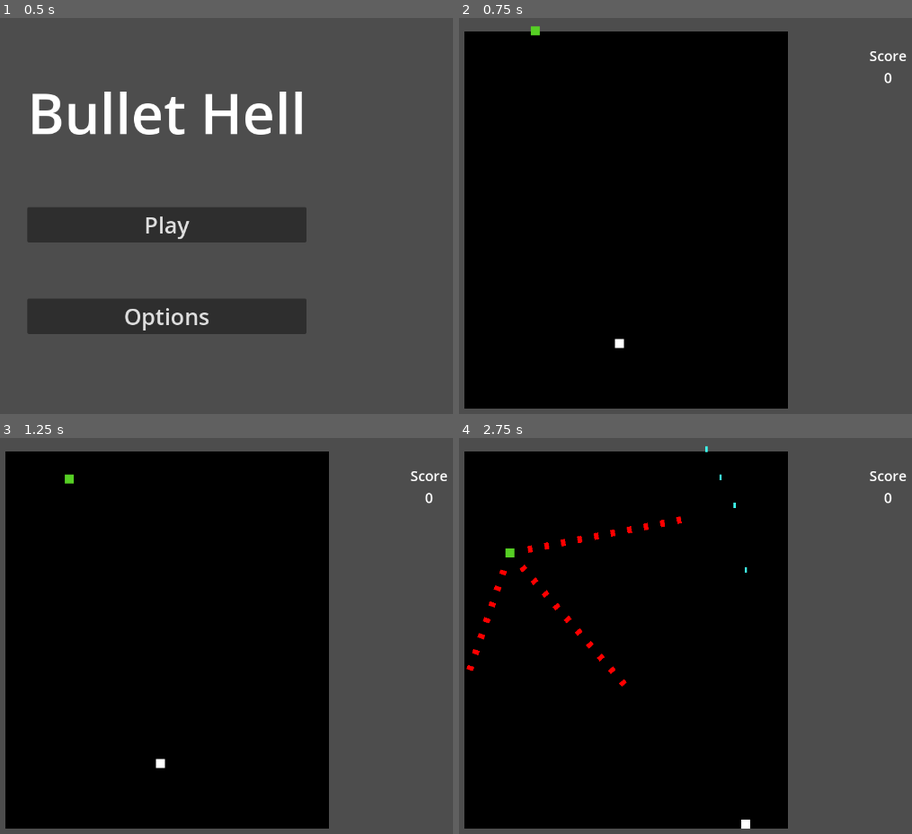
Above: before the commit, frames 1-4 (two rows, left to right).
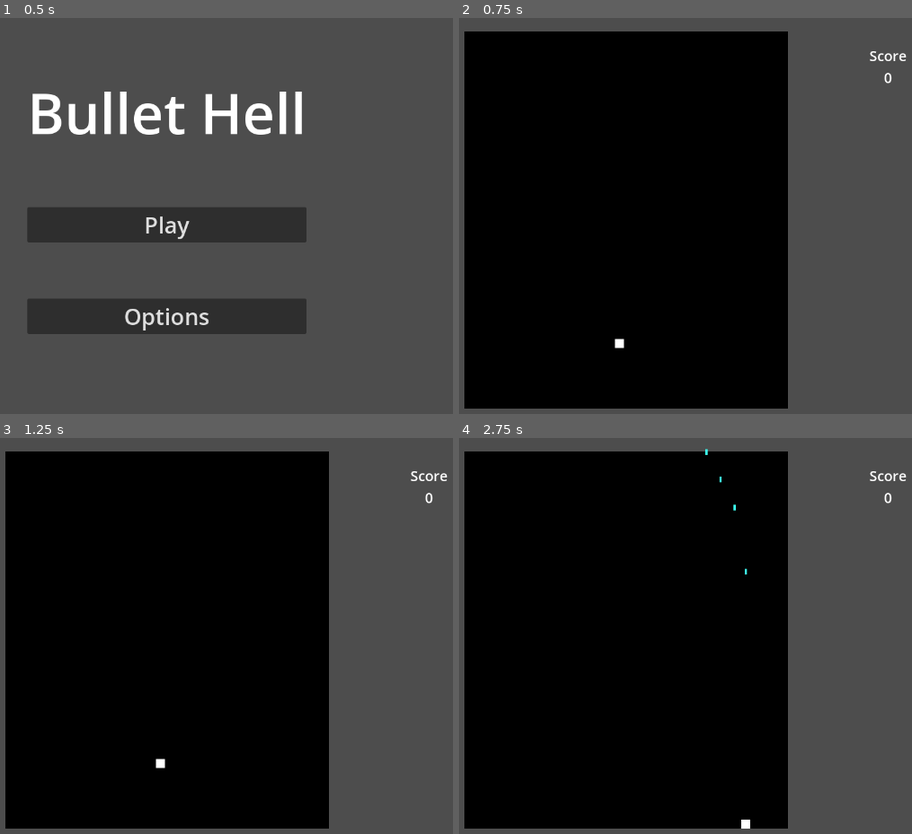
Above: after the commit, the same moments.

Repository: lukeledvina/Bullet-Hell-Godot
Game: Godot game, scene res://Scenes/main_menu.tscn
Same seed, same stepped clock (60 frames per second), same inputs: the game is played once before the commit and once after it.
Inputs:
- Up to frame 1 (0.5 s): no input
- Up to frame 2 (0.75 s): click "Play" at 0.5 s
- Up to frame 3 (1.25 s): no input
- Up to frame 4 (2.75 s): hold D (right) 1.28-2.03 s; hold Space (shoot) 1.28-2.03 s; hold S (down) from 2.03 s (still down); tap Space (shoot) at 2.1 s

Frame 1 is identical in both runs. In frame 2, less than 0.1% of the frame differs, in the area x 15-18%, y 2-5%; in frame 3, less than 0.1%; in frame 4, 0.6%, in the area x 1-64%, y 2-63%.

Commit message:
Added level scrolling + enemy spawning system

Diff:
--- a/Scenes/level.tscn
+++ b/Scenes/level.tscn
@@ -1,61 +1,76 @@
-[gd_scene load_steps=7 format=3 uid="uid://c8vvfgh8cy6vt"]
+[gd_scene load_steps=9 format=3 uid="uid://c8vvfgh8cy6vt"]
 
 [ext_resource type="Script" path="res://Scripts/level.gd" id="1_7nvdc"]
 [ext_resource type="PackedScene" uid="uid://cyu1ngdgeis8b" path="res://Scenes/player.tscn" id="1_lemwu"]
-[ext_resource type="PackedScene" uid="uid://bywmoiph4ia1d" path="res://Scenes/bug.tscn" id="3_ks7e4"]
 [ext_resource type="Texture2D" uid="uid://b7dbljpgiixi7" path="res://Assets/white_square.png" id="3_vrfrt"]
 
 [sub_resource type="RectangleShape2D" id="RectangleShape2D_btfw6"]
 size = Vector2(19.875, 674.359)
 
+[sub_resource type="Curve2D" id="Curve2D_whbn0"]
+_data = {
+"points": PackedVector2Array(0, 0, 0, 0, 769, -24, -1, -30, 1, 30, 768, 252, -85.6746, -16.379, 85.6746, 16.379, 848, 319, -10, 24, 10, -24, 957, 287, 0, 0, 0, 0, 998, -47)
+}
+point_count = 5
+
 [sub_resource type="Theme" id="Theme_nivjr"]
 default_font_size = 25
+
+[sub_resource type="RectangleShape2D" id="RectangleShape2D_hygon"]
+size = Vector2(184, 20)
+
+[sub_resource type="RectangleShape2D" id="RectangleShape2D_oukaf"]
 
 [node name="Level" type="Node2D"]
 script = ExtResource("1_7nvdc")
 
-[node name="PlayableBackground" type="Sprite2D" parent="."]
+[node name="Game" type="Node2D" parent="."]
+
+[node name="PlayableBackground" type="Sprite2D" parent="Game"]
 modulate = Color(0, 0, 0, 1)
 position = Vector2(640, 360)
 scale = Vector2(36, 42)
 texture = ExtResource("3_vrfrt")
 
-[node name="Boundaries" type="StaticBody2D" parent="."]
+[node name="Boundaries" type="StaticBody2D" parent="Game"]
 collision_layer = 16
 
-[node name="CollisionShape2D" type="CollisionShape2D" parent="Boundaries"]
+[node name="CollisionShape2D" type="CollisionShape2D" parent="Game/Boundaries"]
 position = Vector2(342, 360)
 shape = SubResource("RectangleShape2D_btfw6")
 
-[node name="CollisionShape2D2" type="CollisionShape2D" parent="Boundaries"]
+[node name="CollisionShape2D2" type="CollisionShape2D" parent="Game/Boundaries"]
 position = Vector2(937.75, 359.453)
 shape = SubResource("RectangleShape2D_btfw6")
 
-[node name="CollisionShape2D3" type="CollisionShape2D" parent="Boundaries"]
+[node name="CollisionShape2D3" type="CollisionShape2D" parent="Game/Boundaries"]
 position = Vector2(657, 706)
 rotation = 1.5708
 shape = SubResource("RectangleShape2D_btfw6")
 
-[node name="CollisionShape2D4" type="CollisionShape2D" parent="Boundaries"]
+[node name="CollisionShape2D4" type="CollisionShape2D" parent="Game/Boundaries"]
 position = Vector2(635, 14)
 rotation = 1.5708
 shape = SubResource("RectangleShape2D_btfw6")
 
-[node name="Enemies" type="Node2D" parent="."]
-position = Vector2(483, 5)
+[node name="Enemies" type="Node2D" parent="Game"]
+position = Vector2(527, 165)
 
-[node name="Bug" parent="Enemies" instance=ExtResource("3_ks7e4")]
+[node name="Path2D" type="Path2D" parent="Game/Enemies"]
+position = Vector2(-527, -165)
+curve = SubResource("Curve2D_whbn0")
 
-[node name="PlayerProjectiles" type="Node" parent="."]
+[node name="PathFollow2D" type="PathFollow2D" parent="Game/Enemies/Path2D"]
+position = Vector2(769, -24)
+rotates = false
+loop = false
 
-[node name="EnemyProjectiles" type="Node" parent="."]
-
-[node name="Player" parent="." instance=ExtResource("1_lemwu")]
+[node name="Player" parent="Game" instance=ExtResource("1_lemwu")]
 position = Vector2(628, 580)
 
-[node name="UserInterface" type="CanvasLayer" parent="."]
+[node name="UserInterface" type="CanvasLayer" parent="Game"]
 
-[node name="MarginContainer" type="MarginContainer" parent="UserInterface"]
+[node name="MarginContainer" type="MarginContainer" parent="Game/UserInterface"]
 anchors_preset = 15
 anchor_right = 1.0
 anchor_bottom = 1.0
@@ -66,20 +81,43 @@
 theme_override_constants/margin_right = 140
 theme_override_constants/margin_bottom = 30
 
-[node name="VBoxContainer" type="VBoxContainer" parent="UserInterface/MarginContainer"]
+[node name="VBoxContainer" type="VBoxContainer" parent="Game/UserInterface/MarginContainer"]
 layout_mode = 2
 size_flags_horizontal = 8
 size_flags_vertical = 0
 theme = SubResource("Theme_nivjr")
 
-[node name="ScoreLabel" type="Label" parent="UserInterface/MarginContainer/VBoxContainer"]
+[node name="ScoreLabel" type="Label" parent="Game/UserInterface/MarginContainer/VBoxContainer"]
 layout_mode = 2
 size_flags_horizontal = 8
 size_flags_vertical = 0
 text = "Score
 "
 
-[node name="ScoreNumber" type="Label" parent="UserInterface/MarginContainer/VBoxContainer"]
+[node name="ScoreNumber" type="Label" parent="Game/UserInterface/MarginContainer/VBoxContainer"]
 layout_mode = 2
 size_flags_horizontal = 4
 text = "0"
+
+[node name="Camera2D" type="Camera2D" parent="Game"]
+anchor_mode = 0
+
+[node name="LevelProgressionArea" type="Area2D" parent="Game"]
+collision_layer = 64
+collision_mask = 64
+
+[node name="CollisionShape2D" type="CollisionShape2D" parent="Game/LevelProgressionArea"]
+position = Vector2(85, -3)
+shape = SubResource("RectangleShape2D_hygon")
+
+[node name="LevelProgressionPoints" type="Node2D" parent="."]
+
+[node name="LevelProgress1" type="Area2D" parent="LevelProgressionPoints"]
+position = Vector2(0, -50)
+collision_layer = 64
+collision_mask = 64
+
+[node name="CollisionShape2D" type="CollisionShape2D" parent="LevelProgressionPoints/LevelProgress1"]
+shape = SubResource("RectangleShape2D_oukaf")
+
+[connection signal="area_entered" from="LevelProgressionPoints/LevelProgress1" to="." method="_on_level_progress_1_area_entered"]
--- a/Scenes/player.tscn
+++ b/Scenes/player.tscn
@@ -29,6 +29,7 @@
 one_shot = true
 
 [node name="PlayerDeathTimer" type="Timer" parent="."]
+one_shot = true
 
 [node name="AnimationPlayer" type="AnimationPlayer" parent="."]
 libraries = {
--- a/Scripts/Player.gd
+++ b/Scripts/Player.gd
@@ -4,9 +4,11 @@
 
 var direction: Vector2
 var speed: int = 300
+var max_speed: int = 300
 
 var can_shoot: bool = true
 var can_be_damaged: bool = true
+var is_dead: bool = false
 
 @onready var spawn_pos: Vector2 = global_position
 @onready var player_death_timer: Timer = $PlayerDeathTimer
@@ -29,6 +31,12 @@
 func _physics_process(_delta):
 	direction = Input.get_vector("left", "right", "up", "down")
 	velocity = speed * direction
+
+	if is_dead:
+		speed = 0
+	else:
+		speed = max_speed
+
 	move_and_slide()
 
 
@@ -40,6 +48,7 @@
 		collision_shape.call_deferred("set_disabled", true)
 
 		player_death_timer.start()
+		is_dead = true
 		can_be_damaged = false
 
 
@@ -51,4 +60,5 @@
 func _on_player_death_timer_timeout():
 	collision_shape.call_deferred("set_disabled", false)
 	global_position = spawn_pos
+	is_dead = false
 	can_be_damaged = true
--- a/Scripts/enemy.gd
+++ b/Scripts/enemy.gd
@@ -8,16 +8,22 @@
 var score_value: int = 100
 var direction: Vector2
 
+var can_attack: bool = true
+
 var spawn_point_count: int = 3
 var projectile_speed: int = 100
-var arc_degrees: int = 120
-var spacing: int = 30
-var rows: int = 10
+var arc_degrees: int = 60
+var spacing: int = 15
+var rows: int = 5
 var radius: int = 20
 var projectile_scene: PackedScene = preload("res://Scenes/enemy_projectile.tscn")
 @onready var rotater: Node2D = $Rotater
 
-@onready var player: CharacterBody2D = $"../../Player"
+@onready var player: CharacterBody2D = $"../../../../Player"
+
+@onready var path_follow: PathFollow2D = $"../"
+var progress_rate: float = 0.1
+var attack_point: float = 0.3
 
 var health: int = 1:
 	set(value):
@@ -26,6 +32,13 @@
 			queue_free()
 		else:
 			health = value
+
+
+func _process(delta):
+	path_follow.progress_ratio += progress_rate * delta
+
+	if path_follow.progress_ratio >= attack_point:
+		attack()
 
 
 func _ready():
@@ -48,26 +61,22 @@
 
 		current_spacing += spacing
 
-	movement()
 
 func attack():
-	# make rotater's initial rotation in the direction of the player
-	direction = (player.global_position - global_position).normalized()
-	rotater.rotation_degrees = rad_to_deg(direction.angle())
+
+	if can_attack:
+		direction = (player.global_position - global_position).normalized()
+		rotater.rotation_degrees = rad_to_deg(direction.angle())
 
 
-	for point in rotater.get_children():
-		var projectile = projectile_scene.instantiate()
-		projectile.speed = projectile_speed
-		var root = get_tree().get_root()
-		var current_scene = root.get_child(root.get_child_count()-1)
-		current_scene.add_child.call_deferred(projectile)
-		projectile.global_position = point.global_position
-		projectile.global_rotation = point.global_rotation
-		call_deferred("emit_signal", "enemy_projectile_created", projectile)
+		for point in rotater.get_children():
+			var projectile = projectile_scene.instantiate()
+			projectile.speed = projectile_speed
+			var root = get_tree().get_root()
+			var current_scene = root.get_child(root.get_child_count()-1)
+			current_scene.add_child.call_deferred(projectile)
+			projectile.global_position = point.global_position
+			projectile.global_rotation = point.global_rotation
+			call_deferred("emit_signal", "enemy_projectile_created", projectile)
 
-func movement():
-	var tween = get_tree().create_tween()
-	tween.tween_property(self, "position", Vector2(-50, 200), 2)
-	await get_tree().create_timer(2).timeout
-	attack()
+	can_attack = false
--- a/Scripts/level.gd
+++ b/Scripts/level.gd
@@ -1,26 +1,34 @@
 extends Node2D
 
-var player_scene: PackedScene = preload("res://Scenes/player.tscn")
-@onready var player: CharacterBody2D = $Player
-var player_death_position: Vector2
+var bug: PackedScene = preload("res://Scenes/bug.tscn")
 
-var projectile_scene: PackedScene = preload("res://Scenes/player_projectile.tscn")
-@onready var player_projectile_container: Node = $PlayerProjectiles
-@onready var score_number_label: Label = $UserInterface/MarginContainer/VBoxContainer/ScoreNumber
+@onready var player: CharacterBody2D = $Game/Player
+@onready var score_number_label: Label = $Game/UserInterface/MarginContainer/VBoxContainer/ScoreNumber
+@onready var enemies: Node2D = $Game/Enemies/Path2D/PathFollow2D
+@onready var game: Node2D = $Game
+@onready var enemy_path: PathFollow2D = $Game/Enemies/Path2D/PathFollow2D
 
+var game_scroll_speed: int = 5
 
-func _ready():
-	for enemy in $Enemies.get_children():
-		enemy.connect("enemy_killed", _on_enemy_killed)
-		enemy.connect("enemy_projectile_created", _on_enemy_projectile_created)
+func _process(delta):
+	game.global_position.y -= game_scroll_speed * delta
 
 
 func _on_enemy_killed(score_value):
 	Globals.score += score_value
 	score_number_label.text = str(Globals.score)
 
+
 func _on_enemy_projectile_created(projectile):
 	projectile.connect("player_killed", _on_player_killed)
 
+
 func _on_player_killed():
 	player.death()
+
+
+func _on_level_progress_1_area_entered(_area):
+	var new_bug = bug.instantiate()
+	new_bug.connect("enemy_killed", _on_enemy_killed)
+	new_bug.connect("enemy_projectile_created", _on_enemy_projectile_created)
+	enemy_path.call_deferred("add_child", new_bug)
--- a/project.godot
+++ b/project.godot
@@ -67,6 +67,7 @@
 2d_physics/layer_4="Pickups"
 2d_physics/layer_5="Boundaries"
 2d_physics/layer_6="EnemyProjectiles"
+2d_physics/layer_7="LevelProgression"
 
 [rendering]
 
